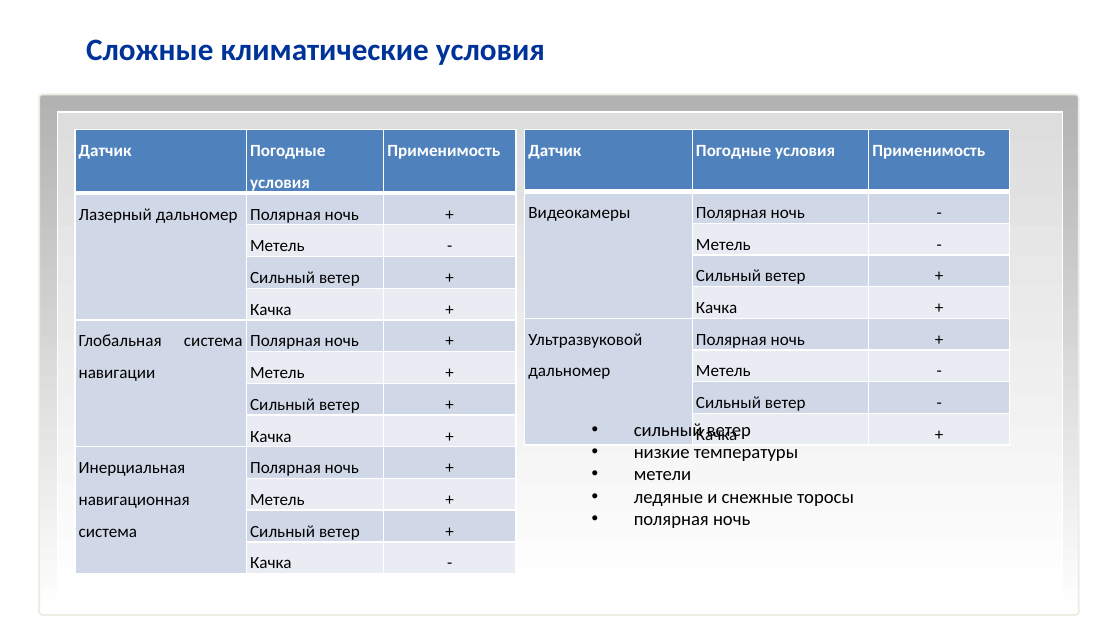
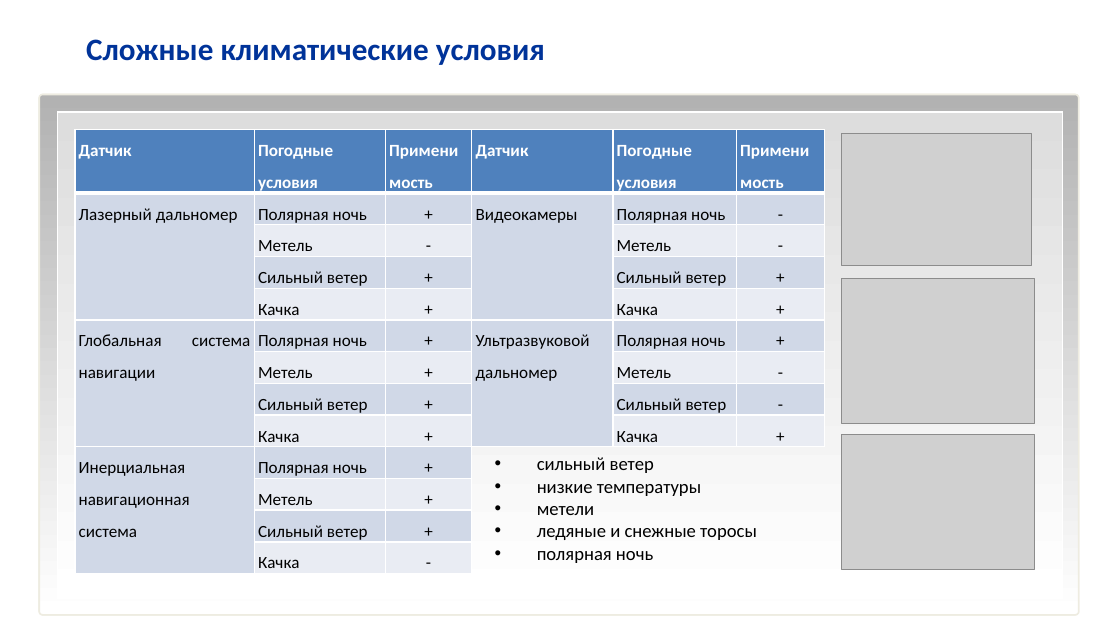
Before and after one commit to hellraptor/RescueRobots, a slide deck: slide 4 of MorskoySalon.pptx (slide 2 before the commit). Drawn at 1120x630 pixels with LibreOffice and Linux fonts; fonts in the diff are those of the drawing; grey boxes stand for pictures; background and template pictures are left out. Boxes give left, top, right and bottom in pixels: in the first picture for what was removed or moved away, otherwise in the second. Text is boxed around its words. In the diff, an @@ line names an element or a change of style, - is before the commit and + after.

Commit message:
added new slides

```diff
--- a/MorskoySalon.pptx
+++ b/MorskoySalon.pptx
@@ table resized from (x1=75, y1=130, x2=516, y2=572) to (x1=75, y1=130, x2=472, y2=572) @@
@@ table resized from (x1=525, y1=130, x2=1010, y2=444) to (x1=472, y1=130, x2=824, y2=446) @@
@@ picture added at (x1=841, y1=133, x2=1032, y2=265) @@
@@ picture added at (x1=841, y1=278, x2=1035, y2=423) @@
@@ text "сильный ветер" moved from (x1=634, y1=420, x2=854, y2=528) to (x1=537, y1=457, x2=757, y2=563) @@
@@ picture added at (x1=841, y1=435, x2=1035, y2=570) @@
```
Also in this commit, not shown: 1 other slide changed, 4 slides added, 1 slide removed.
